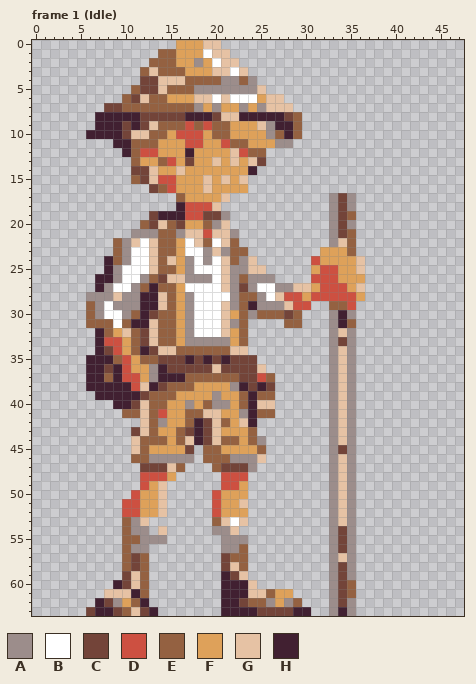
Pixel-art file -- res/Sprites/Characters/linus.ase. This is how it looked before the edit.
48x64 pixels, 13 frames. Shown: frame 1 (Idle). The commit also changed other frames, which this record leaves out.
Palette (. is transparent): A #9c8d8b  B #ffffff  C #734439  D #cd5041  E #946141  F #dea15a  G #e6c2a4  H #412031
Pixels before, frame 1 (Idle) (only the part around the change), first column x 0:
 0 ................FFFGG.........................
 1 ..............EEFFFBGG........................
 2 .............EEEFFAFBGG.......................
 3 ............EGEEEFFFGGBG......................
 4 ............CCGGGEEEEAAEA.....................
 5 ...........ECCGEEEAAAAAAAG....................
 6 ..........ECGEEFFFGGBGBBBFGG..................
 7 ........CCEEEEEEEEAFAFFAFAGGG.................
 8 .......HHHHHCCCCCHHHCGGHHHHHCE................
 9 .......HHHCHCGEEEDEDEEFFFGAHHE................
10 ......HHHHCGGEEFDDDFEEFFFFAEHE................
11 .........HHEEEFFFDDFFDEEFFFAA.................
12 ..........HEDDFFFHFFFFGDEE....................
13 ...........EFFEDFCFFGFGFGC....................
14 ...........CCGFFGFFFFFFFH.....................
15 ...........ECGDDFFFGFGFG......................
16 .............CEDFFFGFFFF......................
17 ................EFFFFG...........ACA..........
18 ................HDDDG............ACA..........
19 .............CHHHDDCCA...........ACE..........
20 ............ECGECFFEAG...........ACA..........
21 ...........AAAEEAGGDGGA..........ACE..........
22 .........EAGBGEEFBGEBGE..........AGE..........
23 .........EABBGEEFBBAGAEE........FFFE..........
24 ........HEABBGEGFABABGEAG......DFFFFG.........
25 ........HABBBGEEFABBBGAAGG.....FDDFFG.........
26 .......HHABBAECGGAAABGAEAAA....DDDFFF.........
27 .......HABBAEHEEFBBBBGACABBAAGGFDDDFG.........
28 ......AAAGAAHHGEFABBBBAEEABGDDFDDDDDF.........
29 ......EABAAAHHGEFABBBGAEHAAAGDD..EED..........
30 ......EABBAEHCEEFABBBGFEAEEECE...AHA..........
31 ......EEEBEHHGEEFABBBGAE....EE...AHE..........
32 .......HEFGECGEEFABBBGFE.........AGA..........
33 .......HDDFECGEEFAAAAAFE.........ACA..........
34 .......HCDFEHCGGEEEEEEGG.........AGA..........
35 ......HHHEDFEECCCHCHCHCCC........AGA..........
36 ......HHCHDFFAHCCCCCGCCCCG.......AGA..........
37 ......HHEHDDFAHHHEEEEEECCDE......AGA..........
38 ......HHHHHDGHCEEEFFFFAHCHC......AGA..........
39 .......HHHHHCEEEFFFFAFFEHEE......AGA..........
40 .........HHCGEEFFAFEAAFEHGG......AGA..........
41 ..........EEGEDFFEEGGFFAHEE......AGA..........
42 ............GEAFFEHCGEFGH........AGA..........
43 ...........CGEFFECHCGFFFE........AGA..........
44 ...........GEEEFEGHCGEEFEA.......AGA..........
45 ...........GEFFFFC.EEFFFFE.......ACA..........
46 ...........EEAAAAA.EEEAAAG.......AGA..........
47 ............CCCGE...ECCCA........AGA..........
48 ............DDDF.....DDD.........AGA..........
49 ............DFG......DDF.........AGA..........
50 ...........DFFG.....DFFF.........AGA..........
51 ..........DDFFG.....DFFG.........AGA..........
52 ..........DDFFG.....DFFF.........AGA..........
53 ..........EAG.......EGBG.........AGA..........
54 ..........EAA.G.....AAG..........ACA..........
55 ..........EEAAA......AAA.........ACA..........
56 ..........EAA........AAE.........ACA..........
57 ..........ECE........CEE.........AGA..........
58 ..........ECE........CGE.........ACA..........
59 ..........CGE........HCG.........ACA..........
60 .........HCGE........HHHG........ACE..........
61 ........GGGHE........HHHGGEFF....ACE..........
62 .......HCAFEH........HHCEEAFAE...ACA..........
63 ......CHHCEGCH.......HHHHCCCCHH..AHA..........
New version:
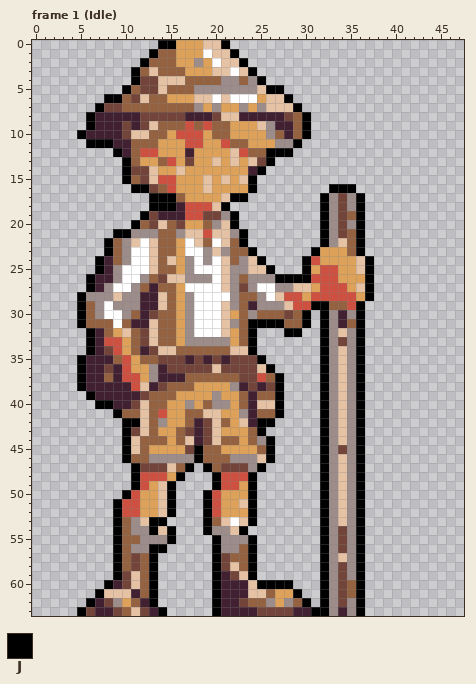
Colours new in this view: J #000000
The edit:
Frame 1 (Idle):
Colour J now appears in row 0 at x 14 to 15 and 21; in row 1 at x 13 and 22; in row 2 at x 12 and 23; in row 3 at x 11 and 24; in row 4 at x 11 and 25; in row 5 at x 10 and 26 to 27.
Colour J now appears in row 6 at x 8 to 9 and 28; in row 7 at x 7 and 29; in rows 8 to 9 at x 6 and 30; in row 10 at x 5 and 30; in row 11 at x 6 to 8 and 29; in row 12 at x 9 and 26 to 28.
Colour J now appears in row 13 at x 10 and 26; in row 14 at x 10 and 25; in row 15 at x 10 and 24; in row 16 at x 11 to 12, 24 and 33 to 35; in row 17 at x 13 to 15, 22 to 23, 32 and 36; in row 18 at x 13 to 15, 21, 32 and 36.
Colour J now appears in row 19 at x 12, 22, 32 and 36; in row 20 at x 11, 22, 32 and 36; in row 21 at x 9 to 10, 23, 32 and 36; in row 22 at x 8, 23, 32 and 36; in row 23 at x 8, 24, 31 and 36; in row 24 at x 7, 25, 30 and 37.
Colour J now appears in row 25 at x 7, 26, 30 and 37; in row 26 at x 6, 27 to 30 and 37; in row 27 at x 6 and 37; in row 28 at x 5 and 37; in row 29 at x 5, 31 to 32 and 36; in row 30 at x 5, 30, 32 and 36.
Colour J now appears in row 31 at x 5, 24 to 27, 30, 32 and 36; in row 32 at x 6, 24, 28 to 29, 32 and 36; in rows 33 to 34 at x 6, 24, 32 and 36; in row 35 at x 5, 25, 32 and 36; in row 36 at x 5, 26, 32 and 36; in rows 37 to 38 at x 5, 27, 32 and 36.
Colour J now appears in row 39 at x 6, 27, 32 and 36; in row 40 at x 7 to 8, 27, 32 and 36; in row 41 at x 9, 27, 32 and 36; in row 42 at x 10 to 11, 25 to 26, 32 and 36; in row 43 at x 10, 25, 32 and 36; in row 44 at x 10, 26, 32 and 36.
Colour J now appears in rows 45 to 46 at x 10, 18, 26, 32 and 36; in row 47 at x 11, 17, 19, 25, 32 and 36; in row 48 at x 11, 16, 20, 24, 32 and 36; in row 49 at x 11, 15, 20, 24, 32 and 36; in row 50 at x 10, 15, 19, 24, 32 and 36; in rows 51 to 52 at x 9, 15, 19, 24, 32 and 36.
Colour J now appears in row 53 at x 9, 13 to 14, 19, 24, 32 and 36; in row 54 at x 9, 13, 15, 19, 23, 32 and 36; in row 55 at x 9, 15, 20, 24, 32 and 36; in row 56 at x 9, 13 to 14, 20, 24, 32 and 36; in rows 57 to 59 at x 9, 13, 20, 24, 32 and 36; in row 60 at x 8, 13, 20, 25 to 28, 32 and 36.
Colour J now appears in row 61 at x 7, 13, 20, 29, 32 and 36; in row 62 at x 6, 13, 20, 30, 32 and 36; in row 63 at x 5, 14, 20, 31 to 32 and 36.
